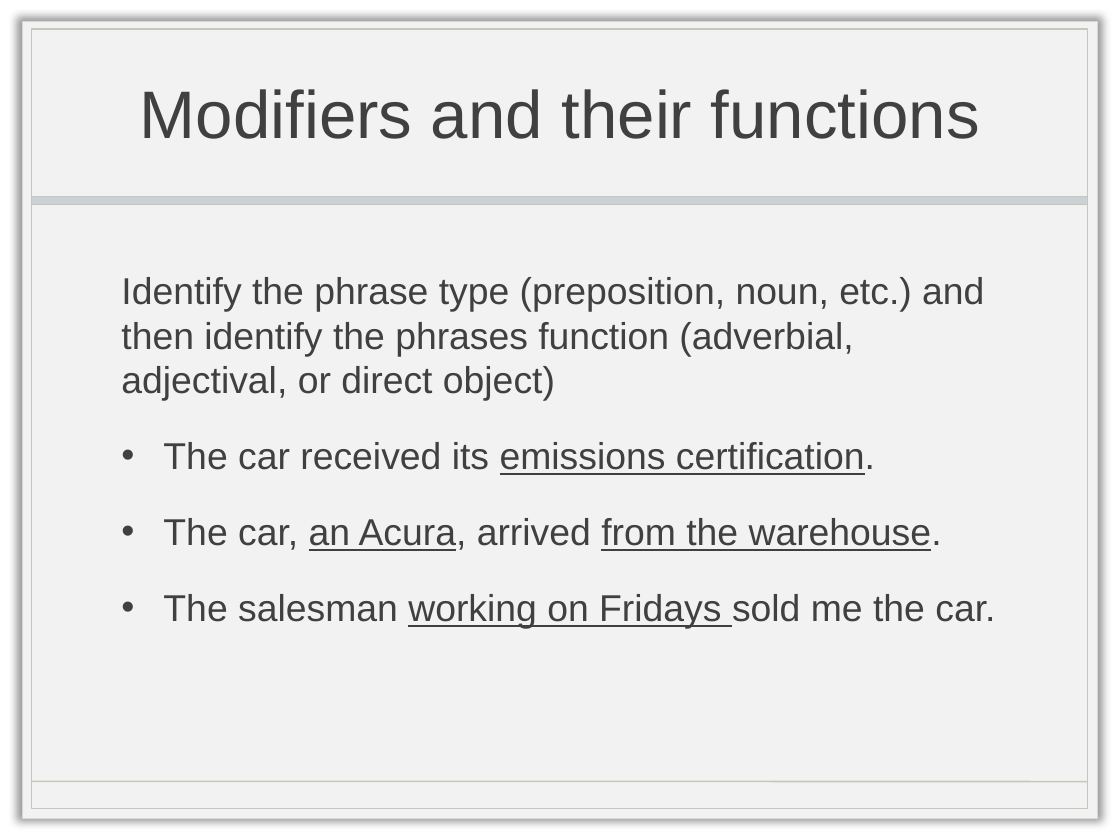
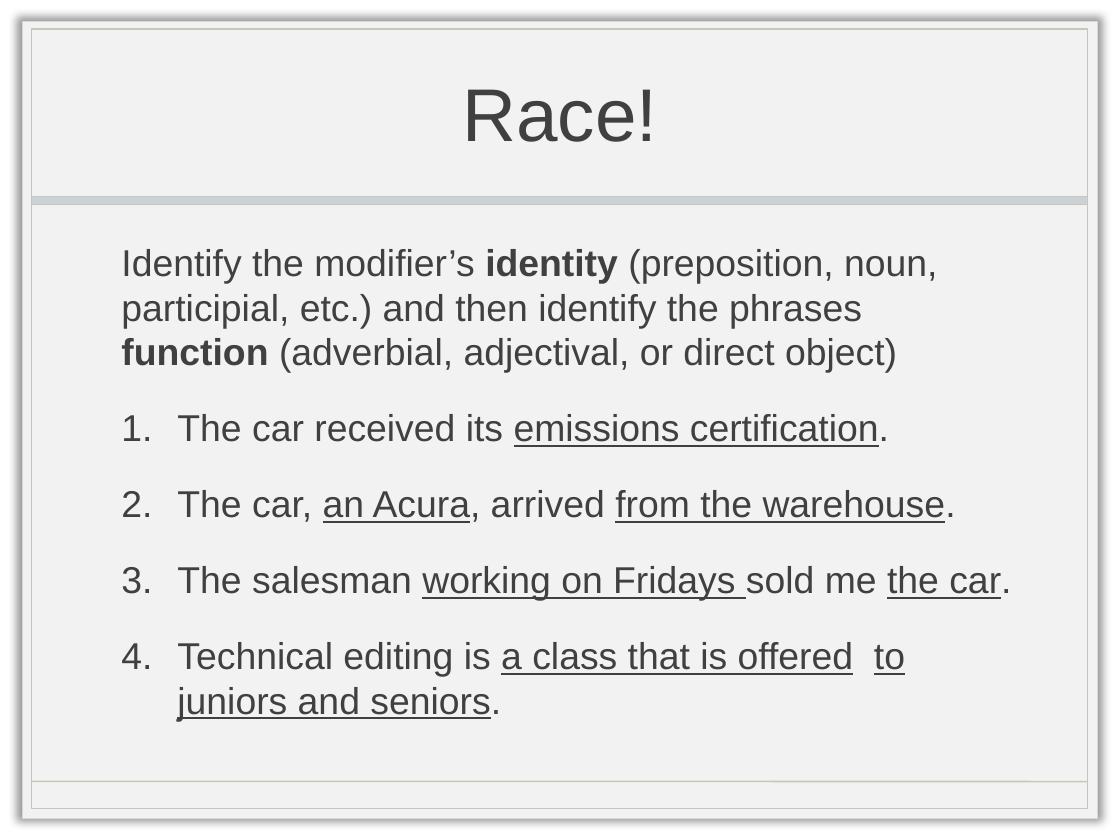
Before and after one commit to doctorlam/tecm4190, a slide deck: slide 17 of readings/4190_grammar.pptx (slide 16 before the commit). Drawn at 1120x840 pixels with LibreOffice and Linux fonts; fonts in the diff are those of the drawing; background and template pictures are left out. Boxes give left, top, right and bottom in pixels: in the first picture for what was removed or moved away, otherwise in the second. Text is boxed around its words. In the diff, an @@ line names an element or a change of style, - is before the commit and + after.

Commit message:
added presentation files

```diff
--- a/readings/4190_grammar.pptx
+++ b/readings/4190_grammar.pptx
@@ title at [463,89,658,142]: text changed; size 43.2 to 48 pt @@
-Modifiers and their functions
+Race!
@@ text "Identify the modifier’s identity (preposition, ...": place and size @@
-text "Identify the modifier’s identity (preposition, ..." at [121,277,995,629]
+text "Identify the modifier’s identity (preposition, ..." at [121,249,1011,722]
@@ text at [121,249,937,373]: text changed @@
-Identify the phrase type (preposition, noun, etc.) and then identify the phrases function (adverbial, adjectival, or direct object)
+Identify the modifier’s identity (preposition, noun, participial, etc.) and then identify the phrases function (adverbial, adjectival, or direct object)
@@ text at [177,414,1011,601]: underline on in "the car."; bullet • to 1. @@
@@ text at [177,642,905,722]: paragraph added @@
+4. Technical editing is a class that is offered to juniors and seniors.
```
Also in this commit, not shown: 7 other slides changed, 2 slides added, 3 slides removed, 2 other files.
